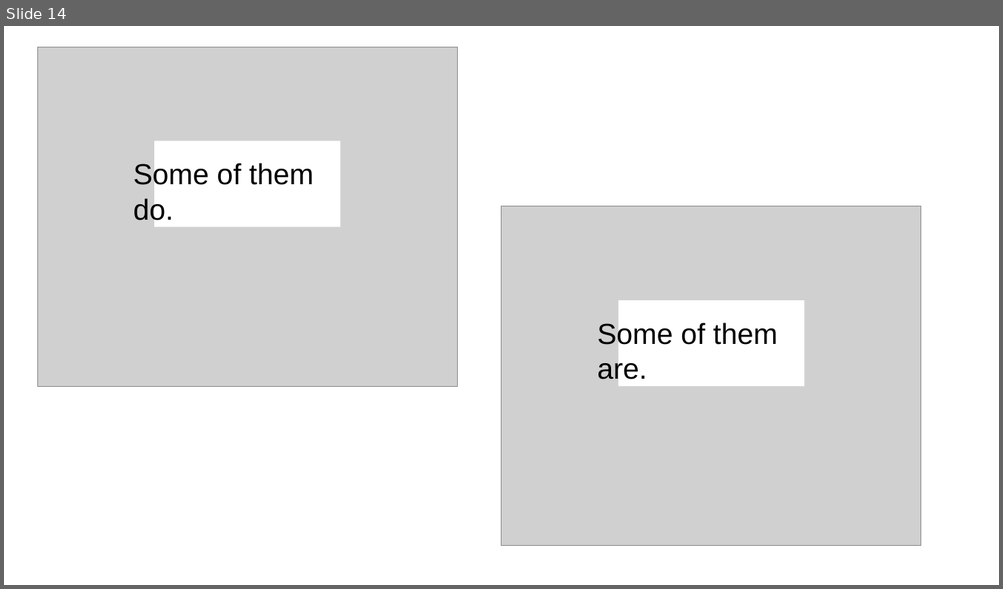
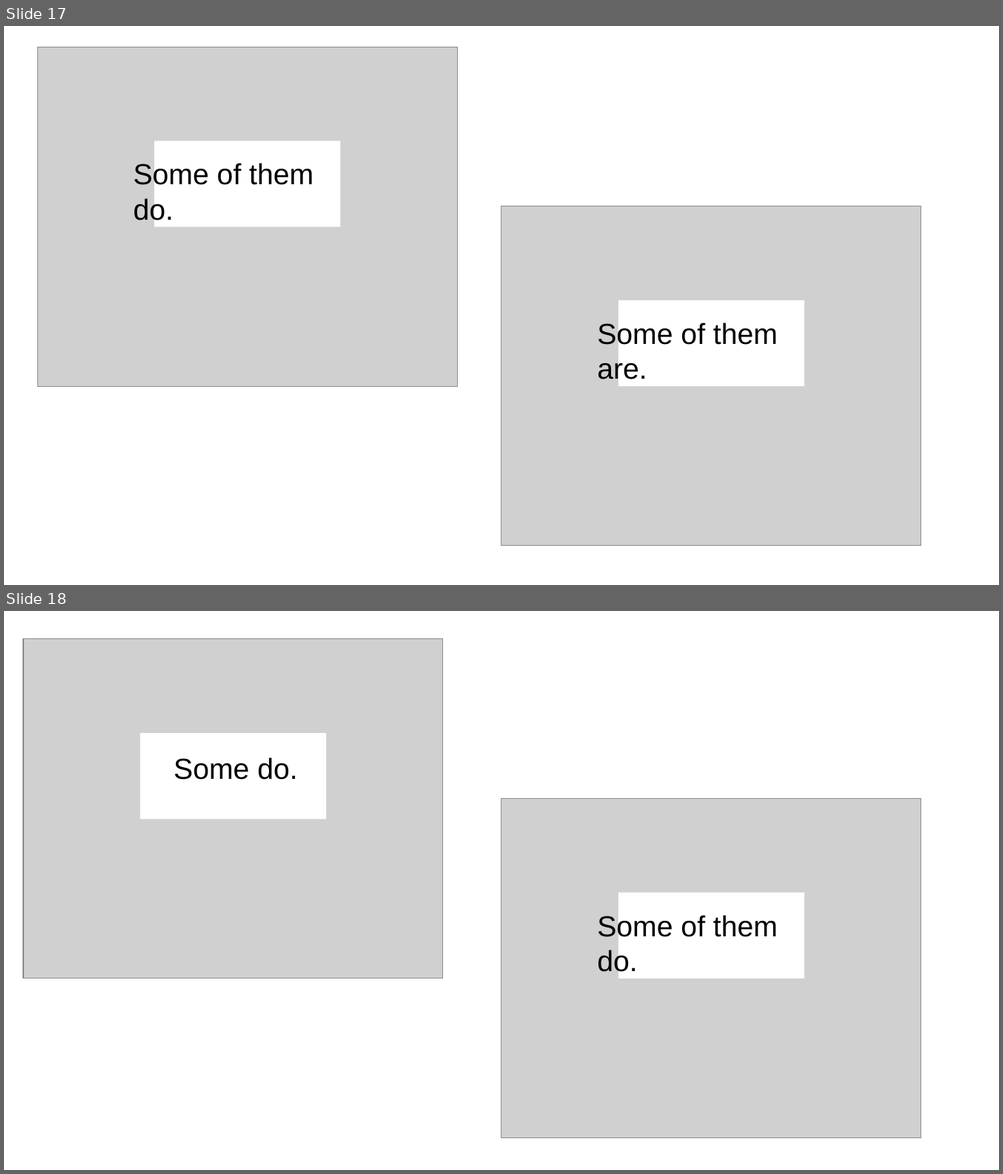
Before and after one commit to avelasqz/persona_context_precision, a slide deck: experiments/05_forced_choice/images/phone_pictures.pptx. Shown one above the other, each under a label of ours: slide 14 before the commit, slides 17 and 18 after it. The pictures are 1003x589 and 1003x1174 pixels, drawn with LibreOffice and Linux fonts; fonts in the diff are those of the drawing; grey boxes stand for pictures. Boxes give left, top, right and bottom in pixels: in the first picture for what was removed or moved away, otherwise in the second. Text is boxed around its words. In the diff, an @@ line names an element or a change of style, - is before the commit and + after.

```diff
--- a/experiments/05_forced_choice/images/phone_pictures.pptx
+++ b/experiments/05_forced_choice/images/phone_pictures.pptx
@@ slide 18 added at bbox=[4, 611, 999, 1170], background #FFFFFF @@
@@ picture added at bbox=[23, 638, 443, 979] @@
@@ rectangle added at bbox=[141, 733, 327, 819], fill #FFFFFF @@
@@ text added at bbox=[173, 758, 297, 780], 28 pt, text #000000 @@
+Some do.
@@ picture added at bbox=[502, 798, 921, 1139] @@
@@ rectangle added at bbox=[618, 893, 804, 979], fill #FFFFFF @@
@@ text added at bbox=[597, 914, 777, 977], 28 pt, text #000000 @@
+Some of them do.
@@ what was slide 14 is now slide 17 @@
```
Also in this commit, not shown: 2 slides changed, 4 other slides added, 17 other files.
